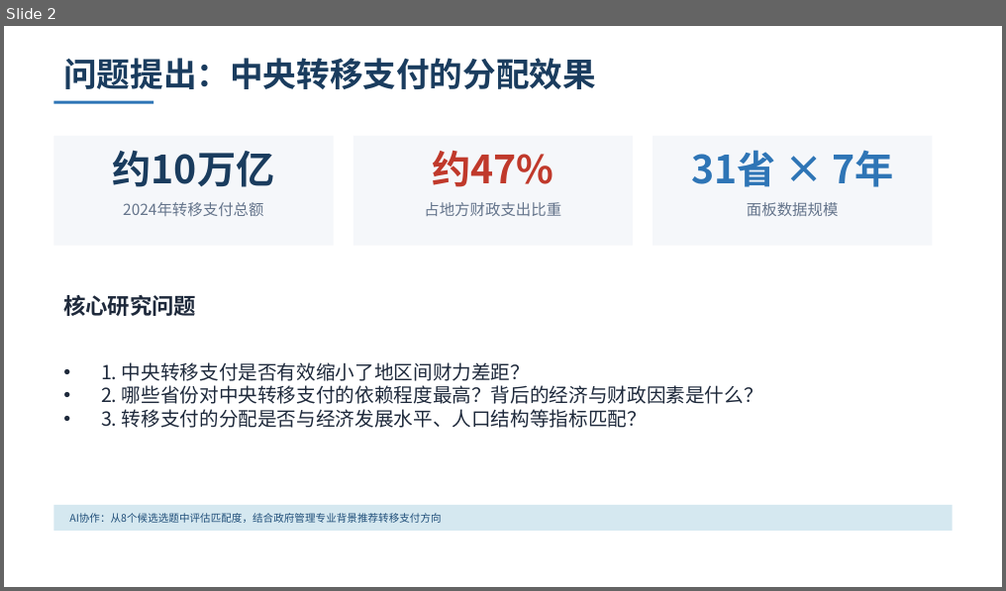
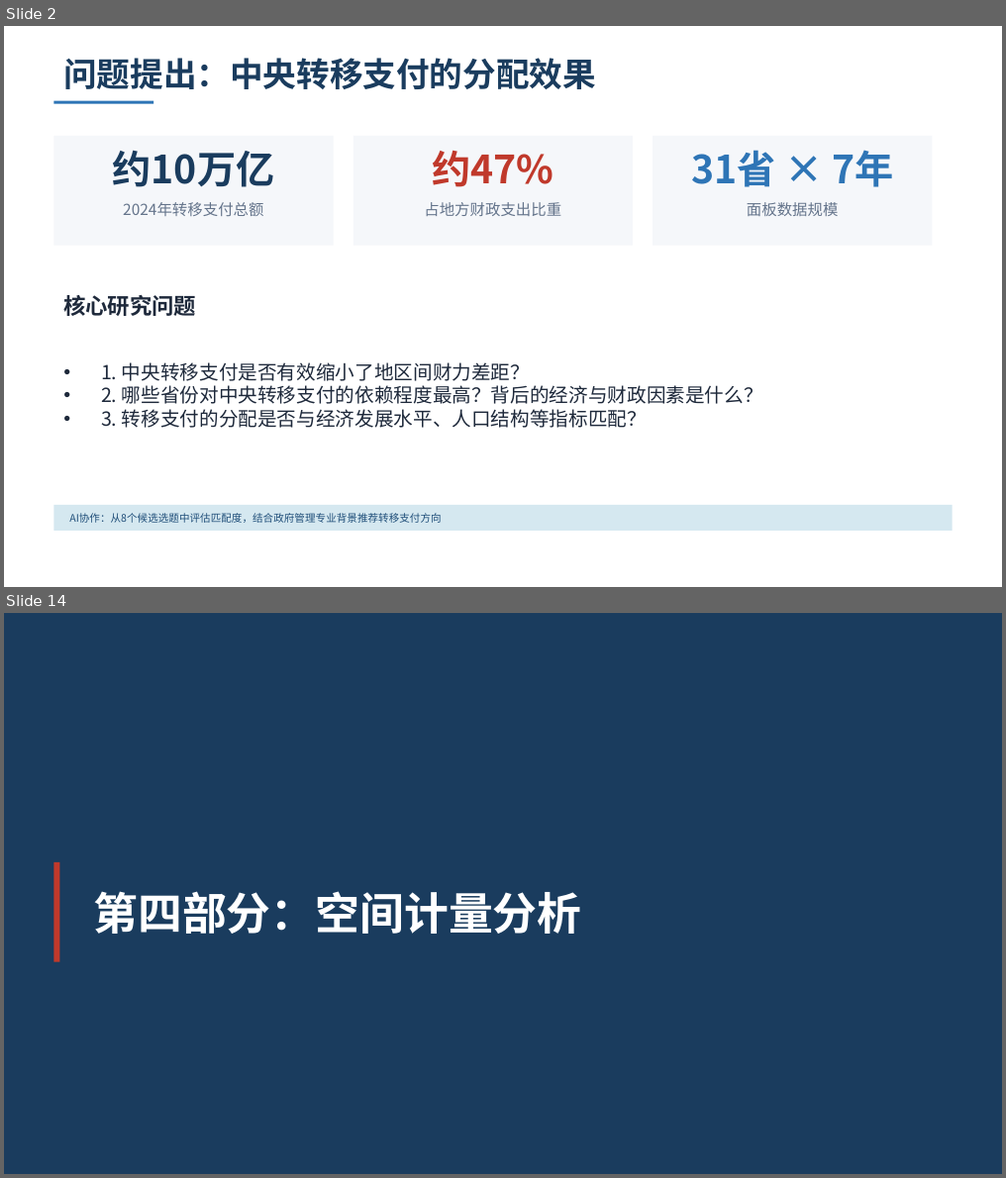
Before and after one commit to xonhaorun-afk/fiscal-transfer-analysis, a slide deck: output/课堂演示.pptx. Shown one above the other, each under a label of ours: slide 2 before the commit, slides 2 and 14 after it; the slides between them are not shown. The pictures are 1006x591 and 1006x1178 pixels, drawn with LibreOffice and Linux fonts; fonts in the diff are those of the drawing. Boxes give left, top, right and bottom in pixels: in the first picture for what was removed or moved away, otherwise in the second. Text is boxed around its words. In the diff, an @@ line names an element or a change of style, - is before the commit and + after.

Commit message:
update: 优化报告结构和PPT讲述逻辑，新增空间计量章节和政策启示

```diff
--- a/output/课堂演示.pptx
+++ b/output/课堂演示.pptx
@@ slide 14 added at bbox=[4, 613, 1002, 1174], background #1A3C5E @@
@@ rectangle added at bbox=[54, 862, 59, 962], fill #C0392B @@
@@ text added at bbox=[94, 891, 582, 934], 32 pt, text #FFFFFF, bold @@
+第四部分：空间计量分析
```
Also in this commit, not shown: 9 slides changed, 6 other slides added, 2 slides removed, 1 other file.
